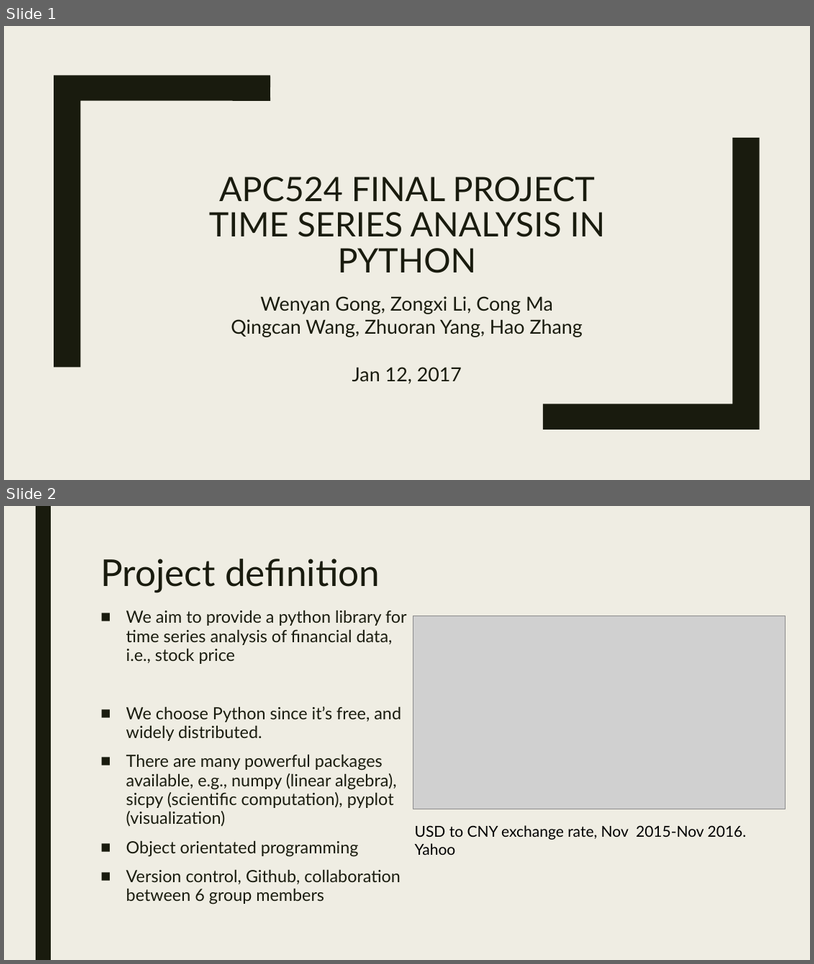
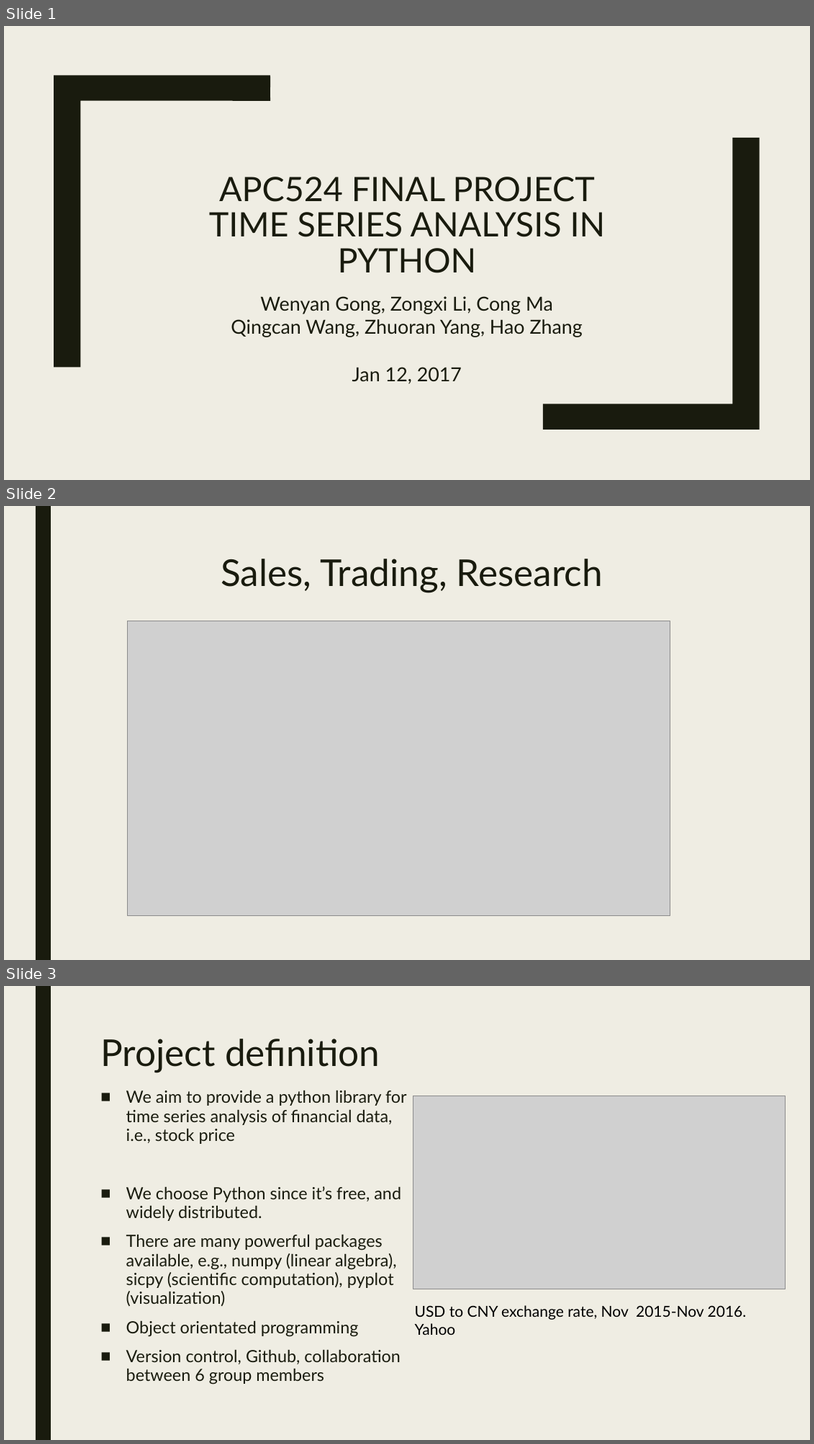
Before and after one commit to APC524/tsap, a slide deck: doc/presentation/pre.pptx. Shown one above the other, each under a label of ours: slides 1 and 2 before the commit, slides 1, 2 and 3 after it. The pictures are 814x964 and 814x1444 pixels, drawn with LibreOffice and Linux fonts; fonts in the diff are those of the drawing; grey boxes stand for pictures. Boxes give left, top, right and bottom in pixels: in the first picture for what was removed or moved away, otherwise in the second. Text is boxed around its words. In the diff, an @@ line names an element or a change of style, - is before the commit and + after.

```diff
--- a/doc/presentation/pre.pptx
+++ b/doc/presentation/pre.pptx
@@ slide 2 added at [4, 506, 810, 960], background #EFEDE3; not listed: 1 template element that a slide beside it also shows @@
@@ title added at [221, 559, 603, 592], 44 pt, text #191B0E @@
+Sales, Trading, Research
@@ picture added at [128, 621, 671, 915] @@
@@ what was slide 2 is now slide 3 @@
```
Also in this commit, not shown: 1 slide removed, 1 other file.
